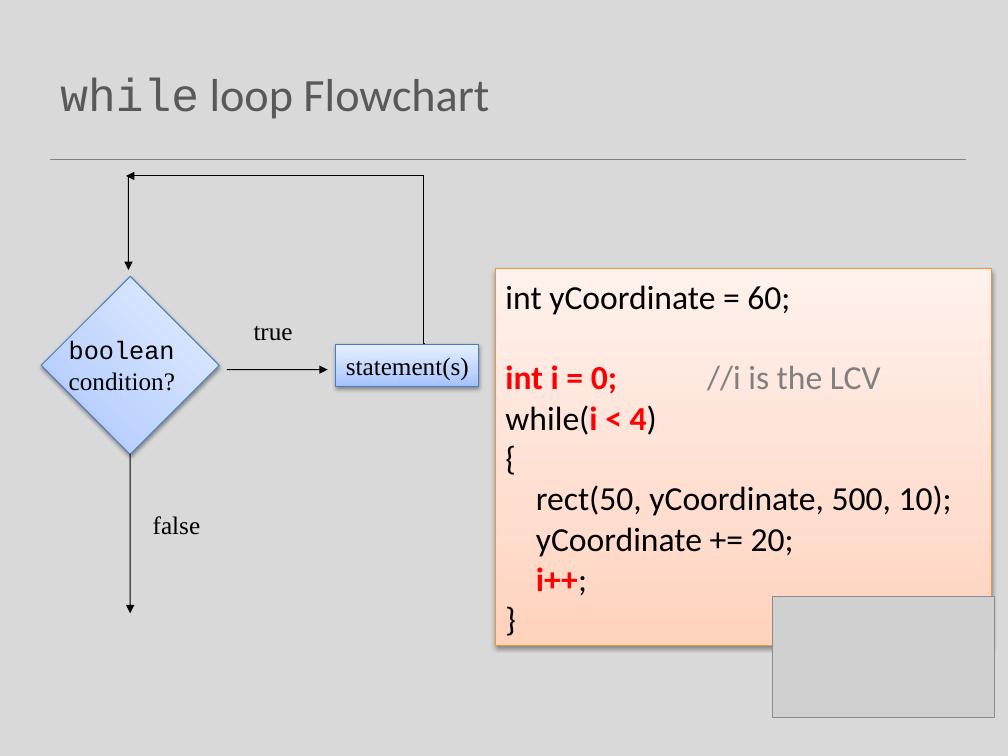
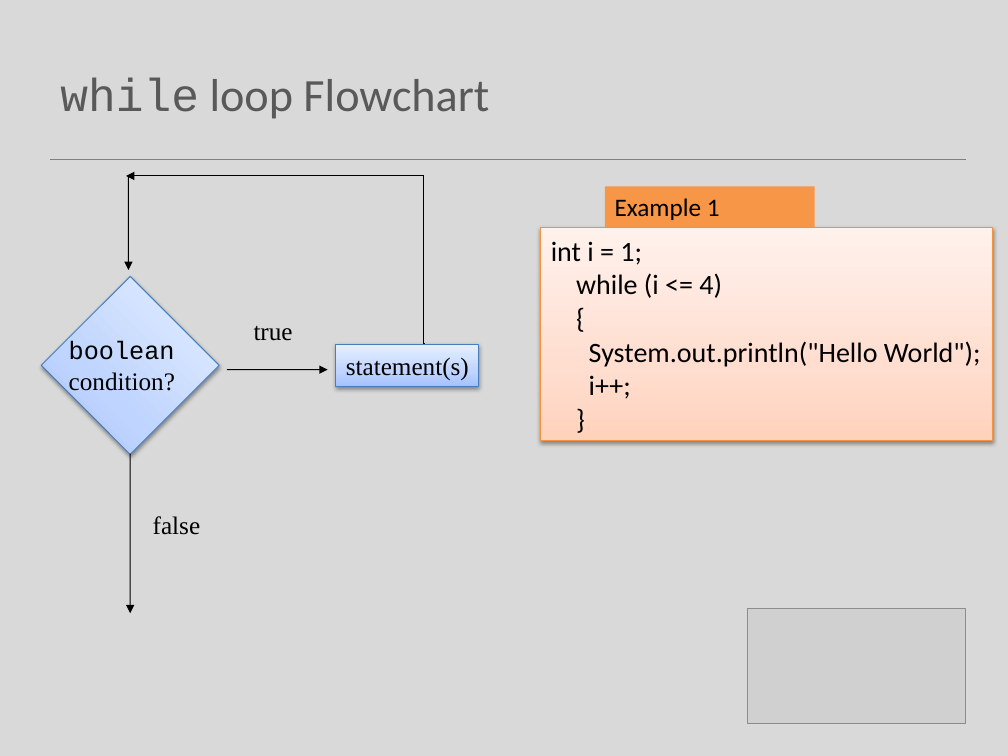
Before and after one commit to Programming-Fundamentals-SETU/prog-fund-1-sept-25, a slide deck: slide 12 of topic05-loops/unit-1-lectures/talk-1-iteration-while/a-iteration-while.pptx (slide 11 before the commit). Drawn at 1008x756 pixels with LibreOffice and Linux fonts; fonts in the diff are those of the drawing; grey boxes stand for pictures. Boxes give left, top, right and bottom in pixels: in the first picture for what was removed or moved away, otherwise in the second. Text is boxed around its words. In the diff, an @@ line names an element or a change of style, - is before the commit and + after.

```diff
--- a/topic05-loops/unit-1-lectures/talk-1-iteration-while/a-iteration-while.pptx
+++ b/topic05-loops/unit-1-lectures/talk-1-iteration-while/a-iteration-while.pptx
@@ rectangle added at bbox=[605, 186, 814, 227], fill #F79646, 18 pt, text #000000 @@
+Example 1
@@ rectangle "int i = 1;": place and size @@
-rectangle "int i = 1;" at bbox=[496, 269, 992, 646]
+rectangle "int i = 1;" at bbox=[541, 227, 993, 440]
@@ text in rectangle at bbox=[551, 241, 722, 298]: text changed; size 24 to 20 pt @@
-int yCoordinate = 60;
-int i = 0; //i is the LCV
-while(i < 4)
+int i = 1;
+while (i <= 4)
@@ text in rectangle at bbox=[589, 341, 981, 367]: text changed; size 24 to 20 pt @@
-rect(50, yCoordinate, 500, 10);
-yCoordinate += 20;
+System.out.println("Hello World");
@@ text in rectangle at bbox=[589, 375, 631, 399]: size 24 to 20 pt in "{", "i++;", "}"; text colour #FF0000 to #000000, bold off in "i++;" @@
@@ picture: place and size @@
-picture at bbox=[773, 597, 995, 718]
+picture at bbox=[748, 609, 967, 724]
```
Also in this commit, not shown: 3 other slides changed, 2 slides added, 4 slides removed, 16 other files.
